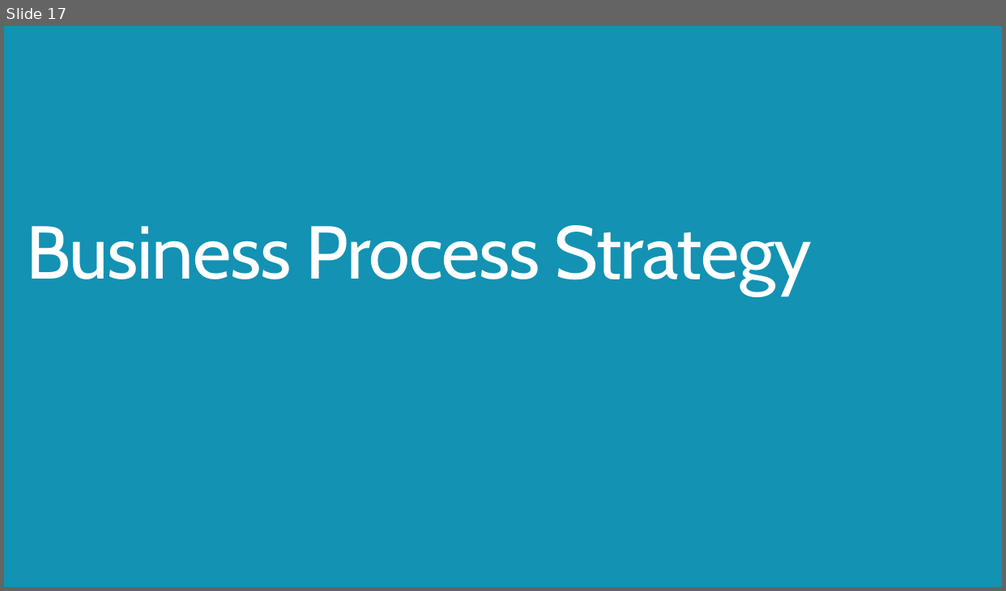
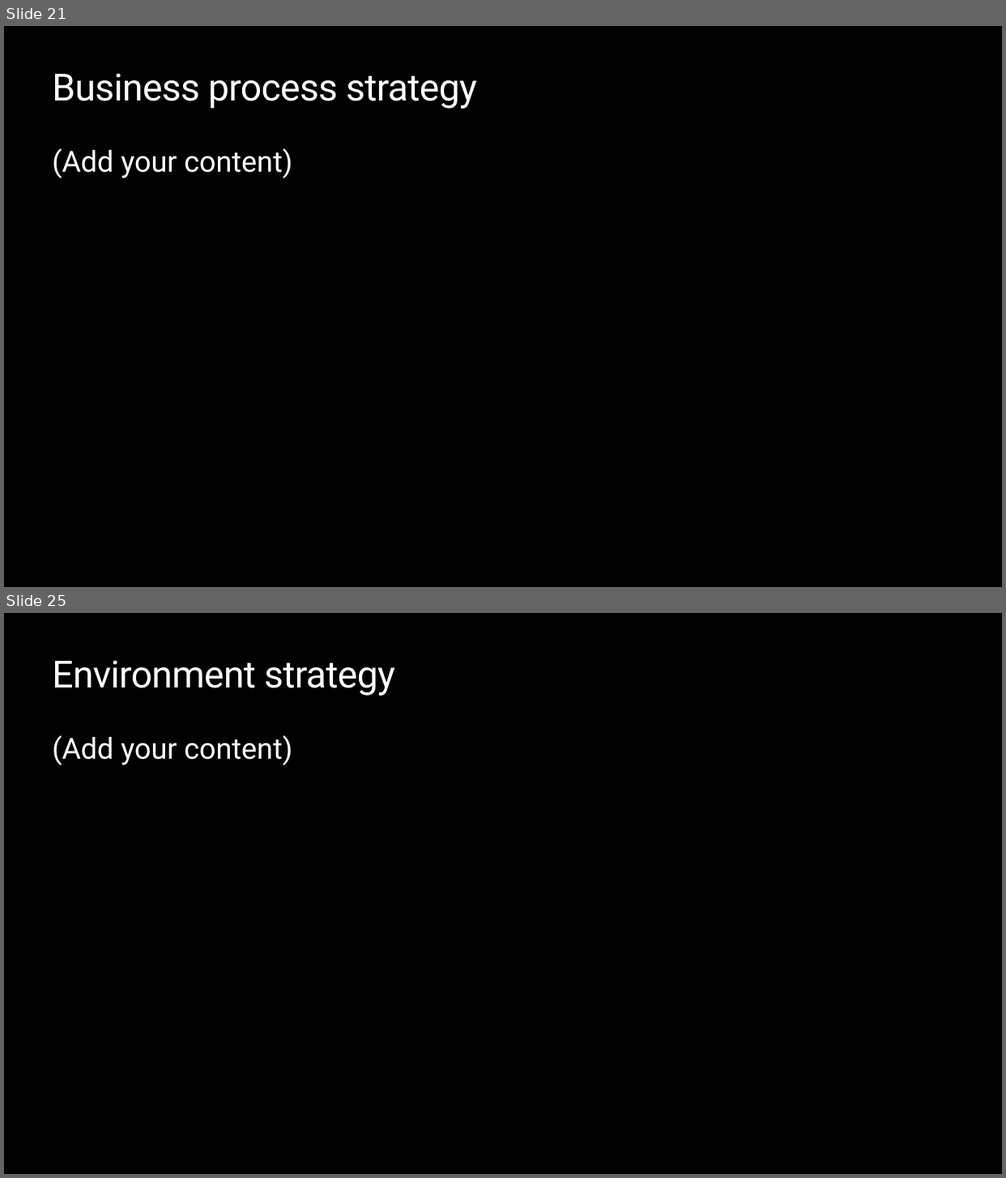
Before and after one commit to MicrosoftDocs/mslearn-developer-tools-power-platform, a slide deck: fasttrack/Solution Blueprint Review workshop template.pptx. Shown one above the other, each under a label of ours: slide 17 before the commit, slides 21 and 25 after it; the slides between them are not shown. The pictures are 1006x591 and 1006x1178 pixels, drawn with LibreOffice and Linux fonts; fonts in the diff are those of the drawing; background and template pictures are left out. Boxes give left, top, right and bottom in pixels: in the first picture for what was removed or moved away, otherwise in the second. Text is boxed around its words. In the diff, an @@ line names an element or a change of style, - is before the commit and + after.

```diff
--- a/fasttrack/Solution Blueprint Review workshop template.pptx
+++ b/fasttrack/Solution Blueprint Review workshop template.pptx
@@ slide 25 added at (4, 613, 1002, 1174), background #000000 @@
@@ title added at (52, 660, 395, 696), 36 pt, text #FFFFFF @@
+Environment strategy
@@ text added at (52, 735, 292, 765), 28 pt, text #FFFFFF @@
+(Add your content)
@@ what was slide 17 is now slide 21 @@
@@ slide 21 changed as well @@
@@ background #1392B3 to #000000 @@
@@ title at (52, 73, 477, 109): text changed; size 72 to 36 pt; font Cabin to Roboto @@
-Business Process Strategy
+Business process strategy
@@ text added at (52, 148, 292, 178), 28 pt, text #FFFFFF @@
+(Add your content)
```
Also in this commit, not shown: 4 other slides changed, 45 other slides added, 65 slides removed.
